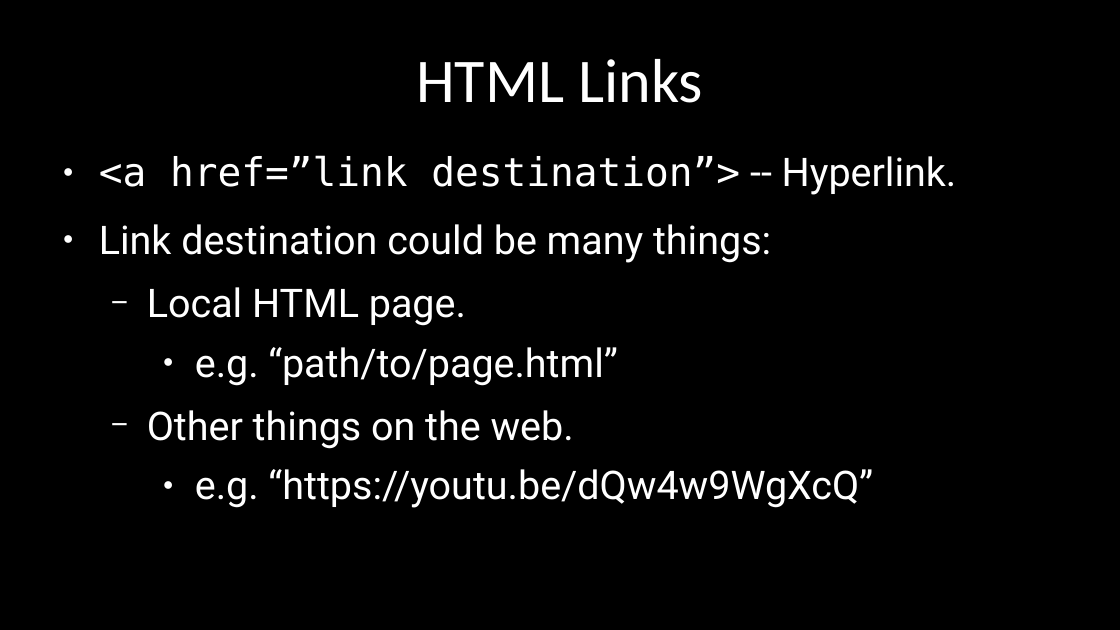
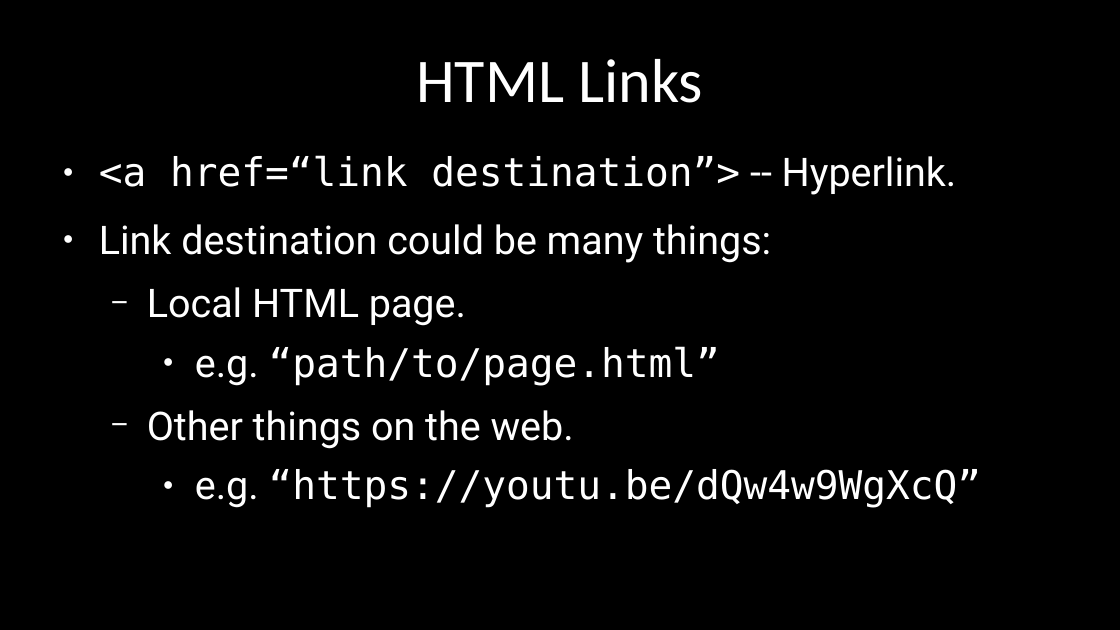
Before and after one commit to alexacallmebaka/htmlflasksql, a slide deck: slide 17 of slides/deck.odp (slide 14 before the commit). Drawn at 1120x630 pixels with LibreOffice and Linux fonts; fonts in the diff are those of the drawing. Boxes give left, top, right and bottom in pixels: in the first picture for what was removed or moved away, otherwise in the second. Text is boxed around its words. In the diff, an @@ line names an element or a change of style, - is before the commit and + after.

Commit message:
finished html, sql almost done

```diff
--- a/slides/deck.odp
+++ b/slides/deck.odp
@@ text at [99, 155, 957, 195]: text changed @@
-● <a href=”link destination”> -- Hyperlink.
+● <a href=“link destination”> -- Hyperlink.
@@ text at [195, 346, 982, 508]: font Roboto to DejaVu Sans Mono in "“path/to/page.html”", "“https://youtu.be/dQw4w9WgXcQ”" @@
```
Also in this commit, not shown: 4 other slides changed, 12 slides added.
